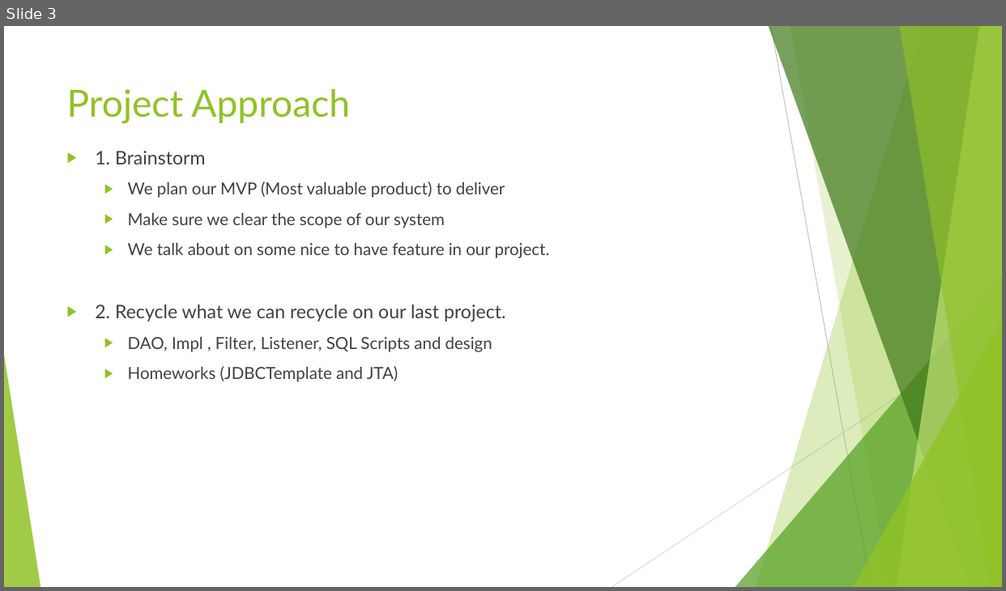
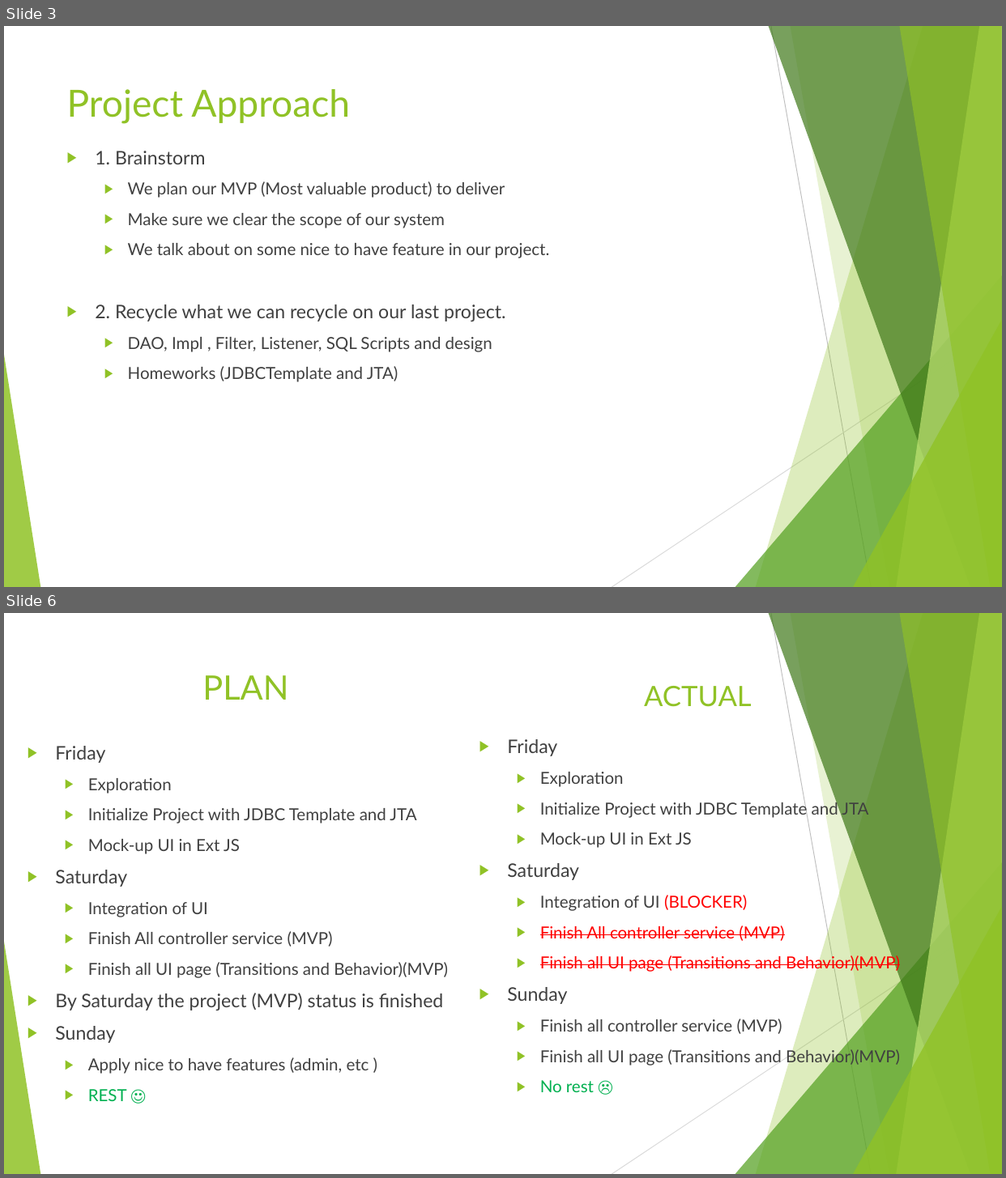
Before and after one commit to MNLBC/Group1Projects, a slide deck: W5Project/PPT/GROUP 1-Week 5.pptx. Shown one above the other, each under a label of ours: slide 3 before the commit, slides 3 and 6 after it; the slides between them are not shown. The pictures are 1006x591 and 1006x1178 pixels, drawn with LibreOffice and Linux fonts; fonts in the diff are those of the drawing. Boxes give left, top, right and bottom in pixels: in the first picture for what was removed or moved away, otherwise in the second. Text is boxed around its words. In the diff, an @@ line names an element or a change of style, - is before the commit and + after.

```diff
--- a/W5Project/PPT/GROUP 1-Week 5.pptx
+++ b/W5Project/PPT/GROUP 1-Week 5.pptx
@@ slide 6 added at (4, 613, 1002, 1174), background #FFFFFF; not listed: 10 template elements that a slide beside it also shows @@
@@ title added at (202, 675, 288, 700), 32.4 pt, text #90C226 @@
+PLAN
@@ text added at (644, 686, 752, 707), 27 pt, text #90C226 @@
+ACTUAL
@@ text added at (55, 746, 448, 1101), 16 pt, text #404040 @@
+▶ Friday
+  ▶ Exploration
+  ▶ Initialize Project with JDBC Template and JTA
+  ▶ Mock-up UI in Ext JS
+▶ Saturday
+  ▶ Integration of UI
+  ▶ Finish All controller service (MVP)
+  ▶ Finish all UI page (Transitions and Behavior)(MVP)
+▶ By Saturday the project (MVP) status is finished
+▶ Sunday
+  ▶ Apply nice to have features (admin, etc )
+  ▶ REST ☺
@@ text added at (507, 739, 900, 1093), 16 pt, text #404040 @@
+▶ Friday
+  ▶ Exploration
+  ▶ Initialize Project with JDBC Template and JTA
+  ▶ Mock-up UI in Ext JS
+▶ Saturday
+  ▶ Integration of UI (BLOCKER)
+  ▶ Finish All controller service (MVP)
+  ▶ Finish all UI page (Transitions and Behavior)(MVP)
+▶ Sunday
+  ▶ Finish all controller service (MVP)
+  ▶ Finish all UI page (Transitions and Behavior)(MVP)
+  ▶ No rest ☹
```
Also in this commit, not shown: 3 slides changed, 1 slide removed, 2 other files.
